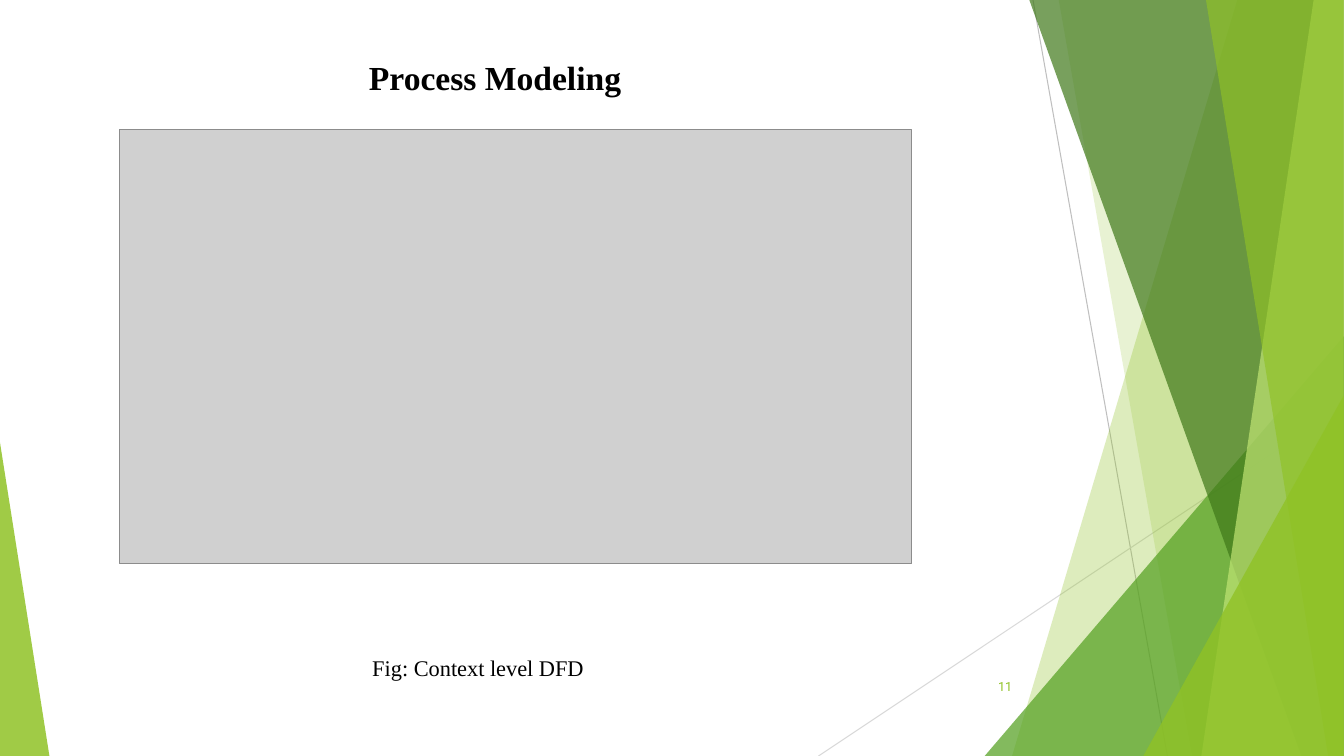
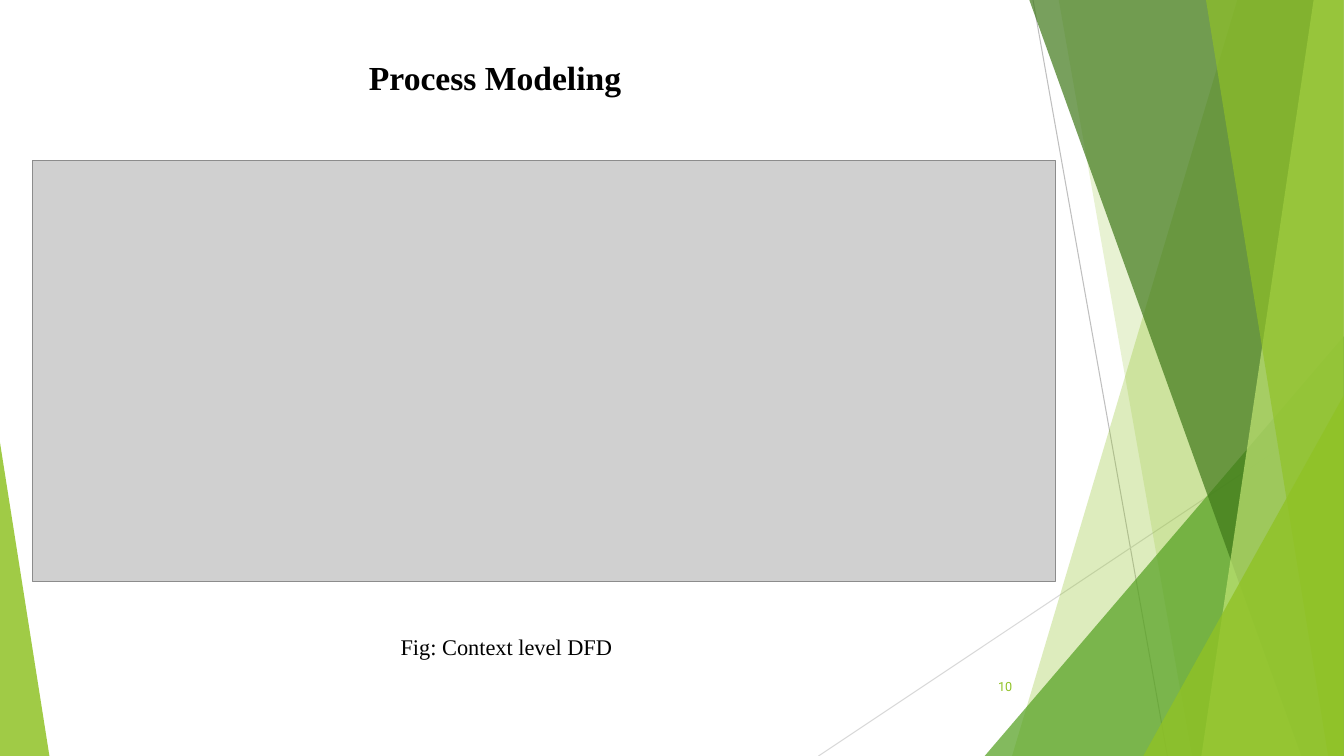
Before and after one commit to nepal4972/Movie_Ticket_Booking_SixthSemProject, a slide deck: slide 10 of documentation/MTB.pptx (slide 11 before the commit). Drawn at 1344x756 pixels with LibreOffice and Linux fonts; fonts in the diff are those of the drawing; grey boxes stand for pictures. Boxes give left, top, right and bottom in pixels: in the first picture for what was removed or moved away, otherwise in the second. Text is boxed around its words. In the diff, an @@ line names an element or a change of style, - is before the commit and + after.

```diff
--- a/documentation/MTB.pptx
+++ b/documentation/MTB.pptx
@@ picture: place and size @@
-picture at [119,130,911,565]
+picture at [32,160,1055,582]
@@ text "Fig: Context level DFD": place and size @@
-text "Fig: Context level DFD" at [372,660,584,681]
+text "Fig: Context level DFD" at [401,639,612,660]
@@ page number at [998,682,1012,691]: text changed @@
-11
+10
```
Also in this commit, not shown: 6 other slides changed, 6 slides added, 5 slides removed, 5 other files.
